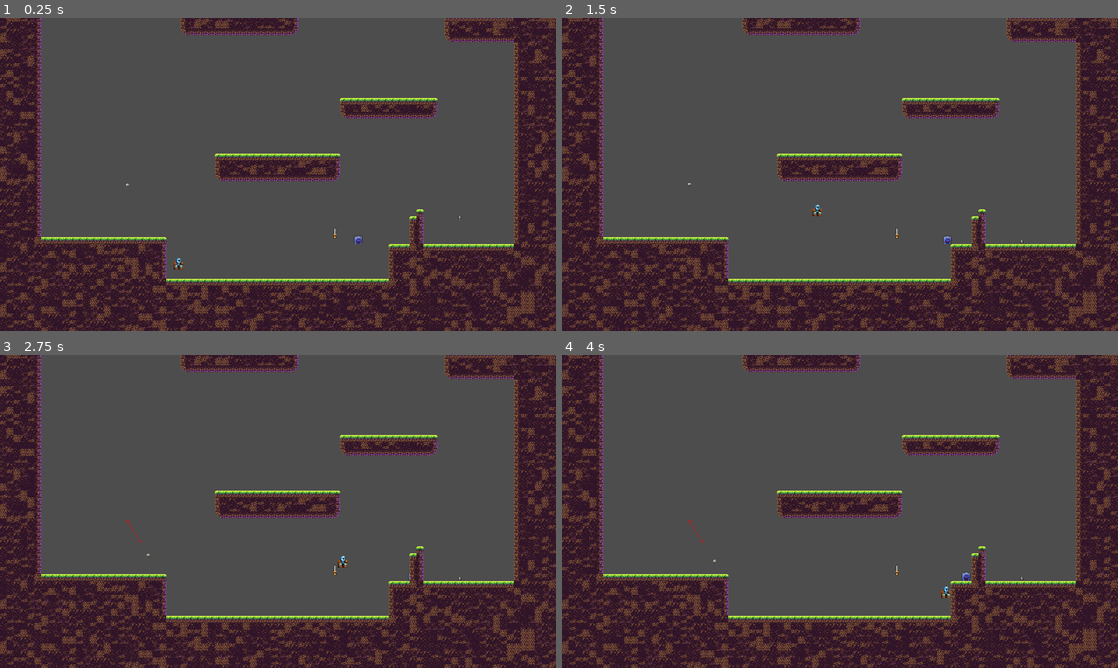
Above: before the commit, frames 1-4 (two rows, left to right).
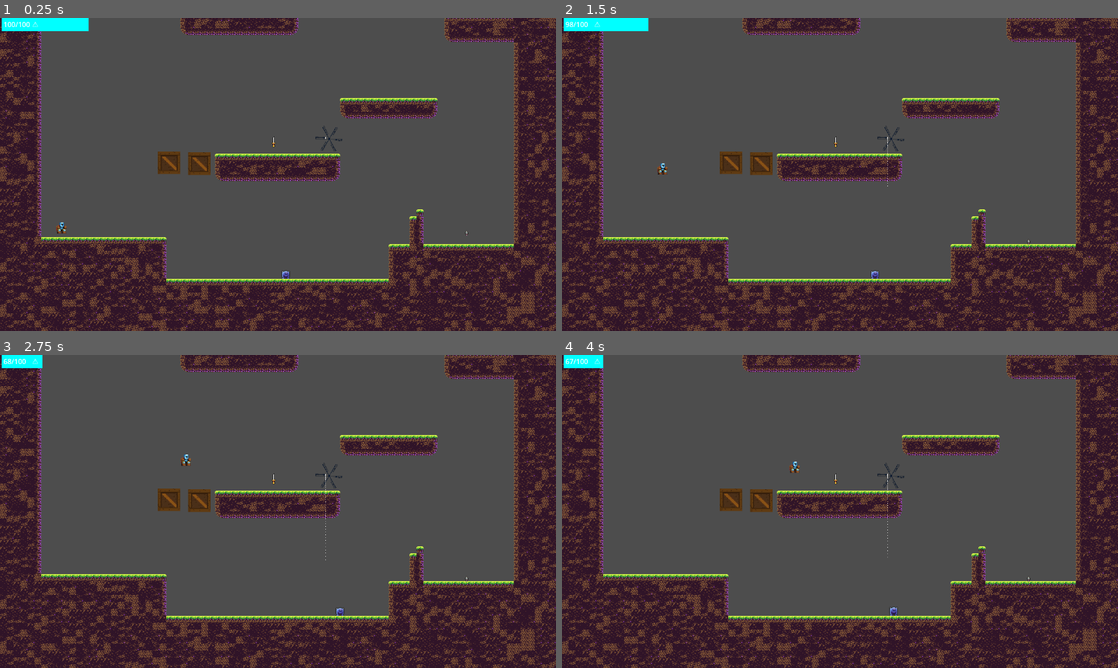
Above: after the commit, the same moments.

Repository: AcoMat/unq-idv-boss-2025
Game: Godot game, scene res://main.tscn
Two runs of this game, one before a commit and one after it. Both use one fixed random seed, a clock stepped at 60 frames per second and the inputs below. Before the commit the project starts from res://main2.tscn.
Inputs (mouse positions are in pixels of both pictures, inside the frame that each line leads up to):
- Up to frame 1 (0.25 s): no input
- Up to frame 2 (1.5 s): tap Enter (ui_accept) at 0.5, 1.35 s; move the mouse to (962, 158) at 0.52 s; hold Enter (ui_accept) 0.53-1.28 s; hold D (move_right) from 0.53 s (still down); click (962, 158) at 0.6 s; tap Space (jump) at 0.77 s; move the mouse to (728, 190) at 1.27 s
- Up to frame 3 (2.75 s): tap Space (jump) at 1.52 s; tap R at 1.55 s; move the mouse to (333, 442) at 2.02 s; release D (move_right) at 2.03 s; hold A (move_left) from 2.03 s (still down); hold R from 2.03 s (still down); click (333, 442) at 2.3 s
- Up to frame 4 (4 s): move the mouse to (812, 574) at 2.77 s; release A (move_left) at 2.78 s; release R at 2.78 s; hold D (move_right) from 2.78 s (still down); click (812, 574) at 2.85 s; tap Space (jump) at 3.02, 3.77 s; tap Enter (ui_accept) at 3.05 s; move the mouse to (1006, 558) at 3.52 s; hold Enter (ui_accept) from 3.53 s (still down); tap R at 3.8 s

The runs differ from the first frame. In frame 1, 1.5% of the frame differs, in the area x 0-85%, y 0-84%; in frame 2, 1.5%; in frame 3, 1.1%; in frame 4, 1.2%.

Commit message:
Merge fixes

Diff:
--- a/main.tscn
+++ b/main.tscn
@@ -1,33 +1,52 @@
-[gd_scene load_steps=8 format=3 uid="uid://t14o1gpv8no"]
+[gd_scene load_steps=12 format=3 uid="uid://bpfhmvt0nexn6"]
 
 [ext_resource type="PackedScene" uid="uid://d1daw6cyym3mk" path="res://scenes/levels/main/main_level.tscn" id="1_0xm2m"]
-[ext_resource type="Script" uid="uid://cgv2aial8feme" path="res://scripts/main.gd" id="1_5vw27"]
+[ext_resource type="PackedScene" uid="uid://bdkhwamj3bljt" path="res://scenes/objects/breakable_platform.tscn" id="1_5vw27"]
 [ext_resource type="PackedScene" uid="uid://chstifti63yr5" path="res://scenes/player/player.tscn" id="2_h2yge"]
-[ext_resource type="PackedScene" uid="uid://77o5u5boifpr" path="res://scenes/ui/menus/main_menu.tscn" id="2_kek77"]
-[ext_resource type="PackedScene" uid="uid://c48fra54wkoxg" path="res://scenes/ui/menus/pause_menu.tscn" id="3_4c57u"]
-[ext_resource type="PackedScene" uid="uid://b61k1qcrx81ya" path="res://scenes/cameras/cameras.tscn" id="4_lquwl"]
+[ext_resource type="PackedScene" uid="uid://8bu0kpvq0dsb" path="res://scenes/items/pickable_sword/pickable_sword.tscn" id="4_kek77"]
+[ext_resource type="PackedScene" uid="uid://bd3ol1tsx22ye" path="res://scenes/objects/fan.tscn" id="5_4c57u"]
+[ext_resource type="PackedScene" uid="uid://8ynghkqdkncd" path="res://scenes/player/sword/sword.tscn" id="5_efxa6"]
+[ext_resource type="PackedScene" uid="uid://d3ncyokioio7f" path="res://scenes/enemies/mushroom/mushroom.tscn" id="6_efxa6"]
+[ext_resource type="PackedScene" uid="uid://ctj1sw74m2h7t" path="res://scenes/enemies/musky/musky.tscn" id="7_dg77c"]
+[ext_resource type="PackedScene" uid="uid://cgu3nrv7llunp" path="res://scenes/enemies/eye/eye.tscn" id="8_ycdy4"]
+[ext_resource type="PackedScene" uid="uid://cjokk27aosbwc" path="res://scenes/ui/stamina/stamina_ui.tscn" id="9_kek77"]
 
-[sub_resource type="GDScript" id="GDScript_272bh"]
+[sub_resource type="NavigationPolygon" id="NavigationPolygon_w48qg"]
+vertices = PackedVector2Array(1169.02, -90.0781, 843.18, -92.9297, 737.906, -403.117, 1169.96, -406.906)
+polygons = Array[PackedInt32Array]([PackedInt32Array(0, 1, 2, 3)])
+outlines = Array[PackedVector2Array]([PackedVector2Array(836, -83, 1179, -80, 1180, -417, 724, -413)])
 
 [node name="Main" type="Node2D"]
-script = ExtResource("1_5vw27")
 
-[node name="GameManager" type="Node" parent="."]
-script = SubResource("GDScript_272bh")
+[node name="BreakablePlatform" parent="." instance=ExtResource("1_5vw27")]
+position = Vector2(433, 259)
 
-[node name="UI" type="CanvasLayer" parent="."]
-visible = false
-
-[node name="MainMenu" parent="UI" instance=ExtResource("2_kek77")]
-
-[node name="PauseMenu" parent="UI" instance=ExtResource("3_4c57u")]
+[node name="MainLevel" parent="." instance=ExtResource("1_0xm2m")]
 
 [node name="Player" parent="." instance=ExtResource("2_h2yge")]
-position = Vector2(261, 143)
+position = Vector2(142, 404)
 
-[node name="Sections" type="Node2D" parent="."]
+[node name="PickableSword" parent="." instance=ExtResource("4_kek77")]
+position = Vector2(631, 213)
+weapon = ExtResource("5_efxa6")
 
-[node name="Level1" parent="Sections" instance=ExtResource("1_0xm2m")]
+[node name="fan" parent="." instance=ExtResource("5_4c57u")]
+position = Vector2(749, 202)
 
-[node name="Cameras" parent="." instance=ExtResource("4_lquwl")]
-visible = false
+[node name="BreakablePlatform2" parent="." instance=ExtResource("1_5vw27")]
+position = Vector2(363, 257)
+
+[node name="Mushroom" parent="." instance=ExtResource("6_efxa6")]
+position = Vector2(1076, 393)
+
+[node name="Musky" parent="." instance=ExtResource("7_dg77c")]
+position = Vector2(647, 516)
+
+[node name="Eye" parent="." instance=ExtResource("8_ycdy4")]
+position = Vector2(1078, -167)
+
+[node name="NavigationRegion2D" type="NavigationRegion2D" parent="."]
+position = Vector2(1, 0)
+navigation_polygon = SubResource("NavigationPolygon_w48qg")
+
+[node name="StaminaUi" parent="." instance=ExtResource("9_kek77")]
--- a/main2.tscn
+++ /dev/null
@@ -1,39 +0,0 @@
-[gd_scene load_steps=10 format=3 uid="uid://d215u8t58q14s"]
-
-[ext_resource type="PackedScene" uid="uid://chstifti63yr5" path="res://scenes/player/player.tscn" id="2_8ce7h"]
-[ext_resource type="PackedScene" uid="uid://8bu0kpvq0dsb" path="res://scenes/items/pickable_sword/pickable_sword.tscn" id="3_8ce7h"]
-[ext_resource type="PackedScene" uid="uid://8ynghkqdkncd" path="res://scenes/player/sword/sword.tscn" id="4_3yxjw"]
-[ext_resource type="PackedScene" uid="uid://ctj1sw74m2h7t" path="res://scenes/enemies/musky/musky.tscn" id="5_elgsa"]
-[ext_resource type="PackedScene" uid="uid://cgu3nrv7llunp" path="res://scenes/enemies/eye/eye.tscn" id="6_sck4r"]
-[ext_resource type="PackedScene" uid="uid://d3ncyokioio7f" path="res://scenes/enemies/mushroom/mushroom.tscn" id="7_0rof8"]
-[ext_resource type="PackedScene" uid="uid://d1daw6cyym3mk" path="res://scenes/levels/main/main_level.tscn" id="8_0rof8"]
-[ext_resource type="PackedScene" uid="uid://cj2j5fqw4s1bm" path="res://scenes/enemies/mushroom/mushroom_projectile.tscn" id="8_w8cd7"]
-
-[sub_resource type="NavigationPolygon" id="NavigationPolygon_elgsa"]
-vertices = PackedVector2Array(501.43, 424.023, 158.313, 424.969, 163.703, 248.797, 491.531, 242.188)
-polygons = Array[PackedInt32Array]([PackedInt32Array(0, 1, 2, 3)])
-outlines = Array[PackedVector2Array]([PackedVector2Array(154, 239, 148, 435, 512, 434, 501, 232)])
-
-[node name="Main2" type="Node2D"]
-
-[node name="PickableSword" parent="." instance=ExtResource("3_8ce7h")]
-position = Vector2(772, 423)
-weapon = ExtResource("4_3yxjw")
-
-[node name="Musky" parent="." instance=ExtResource("5_elgsa")]
-position = Vector2(814, 436)
-
-[node name="NavigationRegion2D" type="NavigationRegion2D" parent="."]
-navigation_polygon = SubResource("NavigationPolygon_elgsa")
-
-[node name="Eye" parent="." instance=ExtResource("6_sck4r")]
-position = Vector2(295, 311)
-
-[node name="Mushroom" parent="." instance=ExtResource("7_0rof8")]
-position = Vector2(1060, 358)
-projectile_scene = ExtResource("8_w8cd7")
-
-[node name="Player" parent="." instance=ExtResource("2_8ce7h")]
-position = Vector2(411, 487)
-
-[node name="MainLevel" parent="." instance=ExtResource("8_0rof8")]
--- a/project.godot
+++ b/project.godot
@@ -11,7 +11,7 @@
 [application]
 
 config/name="2025-boss-final"
-run/main_scene="uid://d215u8t58q14s"
+run/main_scene="uid://bpfhmvt0nexn6"
 config/features=PackedStringArray("4.4", "Forward Plus")
 config/icon="res://icon.svg"
 
--- a/scenes/items/pickable_sword/pickable_sword.gd
+++ b/scenes/items/pickable_sword/pickable_sword.gd
@@ -13,5 +13,6 @@
 
 
 func _on_area_2d_body_entered(body: Node2D) -> void:
+	print("Espada Agarrada")
 	body.equip_weapon(weapon)
 	queue_free()
--- a/scenes/levels/main/main_level.tscn
+++ b/scenes/levels/main/main_level.tscn
@@ -215,6 +215,7 @@
 tile_set = SubResource("TileSet_l643t")
 
 [node name="Camera1" type="Camera2D" parent="."]
+visible = false
 position = Vector2(641, 288)
 
 [node name="Area2D" type="Area2D" parent="Camera1"]
@@ -226,6 +227,7 @@
 shape = SubResource("RectangleShape2D_v3n78")
 
 [node name="Camera2" type="Camera2D" parent="."]
+visible = false
 position = Vector2(641, -407)
 enabled = false
 
@@ -238,6 +240,7 @@
 shape = SubResource("RectangleShape2D_vju25")
 
 [node name="Camera3" type="Camera2D" parent="."]
+visible = false
 position = Vector2(640, -1112)
 enabled = false
 
@@ -250,6 +253,7 @@
 shape = SubResource("RectangleShape2D_f6o0p")
 
 [node name="Camera4" type="Camera2D" parent="."]
+visible = false
 position = Vector2(640, -1808)
 enabled = false
 
@@ -262,6 +266,7 @@
 shape = SubResource("RectangleShape2D_mc8ep")
 
 [node name="Camera5" type="Camera2D" parent="."]
+visible = false
 position = Vector2(640, -2512)
 enabled = false
 
--- a/scenes/player/player.gd
+++ b/scenes/player/player.gd
@@ -5,7 +5,6 @@
 @export var speed: float = 200.0
 # Pj weapon
 var equipped_weapon: Node2D = null
-
 # ===================================
 # VARIABLES DE SALTO ORIGINALES
 # ===================================
@@ -76,29 +75,27 @@
 func _physics_process(delta: float) -> void:
 	if (!is_on_floor()):
 		velocity.y += gravity * delta
-
 	# Resetear doble salto al tocar suelo
 	if is_on_floor() and not can_double_jump:
 		can_double_jump = true
 		print("✅ Doble salto disponible")
-
 	# Manejar sistema de stamina
 	handle_stamina_system(delta)
-
 	# Sistema de salto con stamina
 	handle_jumping_with_stamina(delta)
-
 	# Movimiento horizontal NORMAL (sin cambios)
 	handle_horizontal_movement()
-
+	handle_attack()
 	# NUEVO: Aplicar viento como fuerza adicional
 	apply_wind_forces(delta)
-
-	# Lógica de colisiones original
-	handle_collisions()
-
+	# Variables de colisiones original
+	var was_on_wall: bool = is_on_wall()
+	var was_on_air: bool = !is_on_floor()
+	var inertia: Vector2 = velocity
 	# Aplicar movimiento
 	move_and_slide()
+	# Lógica de colisiones original
+	handle_collisions(was_on_wall,was_on_air,inertia)
 
 func handle_stamina_system(delta: float):
 	"""Maneja la recuperación y estado de la stamina - CORREGIDO"""
@@ -274,11 +271,8 @@
 			input_vector.x = 1
 		velocity.x = input_vector.x * speed
 
-func handle_collisions():
+func handle_collisions(was_on_wall: bool,was_on_air: bool, inertia: Vector2 ):
 	"""Lógica de colisiones original"""
-	var was_on_wall: bool = is_on_wall()
-	var was_on_air: bool = !is_on_floor()
-	var inertia = velocity
 
 	if is_on_wall() or is_on_ceiling() and not was_on_wall and !is_control_enabled :
 		now_is_falling = true
@@ -415,3 +409,8 @@
 		wind_velocity = wind_velocity.normalized() * max_wind_velocity
 
 	print("💨 Viento agregado: ", force, " -> Total: ", wind_velocity)
+
+
+func handle_attack():
+	if equipped_weapon and Input.is_action_just_pressed("attack"):
+		equipped_weapon.attack()
--- a/scenes/player/player.tscn
+++ b/scenes/player/player.tscn
@@ -6,10 +6,9 @@
 [sub_resource type="RectangleShape2D" id="RectangleShape2D_dovo2"]
 size = Vector2(24, 26)
 
-[node name="Player" type="CharacterBody2D"] groups=["player"]]
-collision_layer = 10
+[node name="Player" type="CharacterBody2D"]
+collision_layer = 2
 collision_mask = 3
-
 script = ExtResource("1_dovo2")
 vel_loss_percentage = 0.314
 
--- /dev/null
+++ b/scenes/ui/stamina/stamina_ui.tscn
@@ -0,0 +1,40 @@
+[gd_scene load_steps=2 format=3 uid="uid://cjokk27aosbwc"]
+
+[ext_resource type="Script" path="res://scripts/ui/StaminaUI.gd" id="1_7hpvk"]
+
+[node name="StaminaUi" type="CanvasLayer"]
+
+[node name="StaminaUI" type="Control" parent="."]
+layout_mode = 3
+anchors_preset = 0
+offset_right = 40.0
+offset_bottom = 40.0
+script = ExtResource("1_7hpvk")
+
+[node name="StaminaBackground" type="ColorRect" parent="StaminaUI"]
+layout_mode = 2
+offset_bottom = 30.0
+color = Color(0.374139, 0.374139, 0.374139, 1)
+
+[node name="StaminaBar" type="ColorRect" parent="StaminaUI"]
+layout_mode = 2
+offset_left = 4.0
+offset_right = 4.0
+offset_bottom = 30.0
+color = Color(0.393028, 0.992452, 0.898003, 1)
+
+[node name="StaminaLabel" type="Label" parent="StaminaUI"]
+layout_mode = 2
+offset_left = 8.0
+offset_top = 3.0
+offset_right = 70.0
+offset_bottom = 26.0
+text = "100/100"
+
+[node name="WarningIcon" type="Label" parent="StaminaUI"]
+layout_mode = 2
+offset_left = 74.0
+offset_top = 3.0
+offset_right = 96.0
+offset_bottom = 26.0
+text = "⚠️"
--- a/test_scene.gd
+++ /dev/null
@@ -1,20 +0,0 @@
-# Script para TestScene.tscn
-extends Node2D
-
-func _ready():
-	print("Escena de prueba cargada")
-	print("Controles:")
-	print("- Flechas/WASD: Mover")
-	print("- Espacio: Saltar")
-	print("- Pisa la plataforma roja para probarla")
-
-func _input(event):
-	# QUITAR EL REINICIO AUTOMÁTICO - era esto lo que causaba el problema
-	# R para reiniciar la escena MANUALMENTE
-	if event.is_action_pressed("ui_accept") and Input.is_key_pressed(KEY_R):  # R + Enter
-		print("Reiniciando escena manualmente...")
-		get_tree().reload_current_scene()
-
-	# ESC para salir
-	if event.is_action_pressed("ui_cancel"):
-		get_tree().quit()
--- a/test_scene.tscn
+++ /dev/null
@@ -1,77 +0,0 @@
-[gd_scene load_steps=7 format=3 uid="uid://b63rrj220g4ok"]
-
-[ext_resource type="Script" uid="uid://b6dhlx01j1gcy" path="res://test_scene.gd" id="1_uhqqe"]
-[ext_resource type="PackedScene" uid="uid://chstifti63yr5" path="res://scenes/player/player.tscn" id="2_sasra"]
-[ext_resource type="PackedScene" uid="uid://bdkhwamj3bljt" path="res://scenes/objects/breakable_platform.tscn" id="3_coq8p"]
-[ext_resource type="Script" uid="uid://b4nwqvw5sy3m4" path="res://scripts/ui/StaminaUI.gd" id="4_coq8p"]
-[ext_resource type="PackedScene" uid="uid://bd3ol1tsx22ye" path="res://scenes/objects/fan.tscn" id="5_2nij2"]
-
-[sub_resource type="RectangleShape2D" id="RectangleShape2D_2nij2"]
-size = Vector2(302, 38)
-
-[node name="TestScene" type="Node2D"]
-light_mask = 3
-position = Vector2(289, 178)
-script = ExtResource("1_uhqqe")
-
-[node name="UI" type="CanvasLayer" parent="."]
-
-[node name="StaminaUI" type="Control" parent="UI"]
-layout_mode = 3
-anchors_preset = 0
-offset_right = 40.0
-offset_bottom = 40.0
-script = ExtResource("4_coq8p")
-
-[node name="StaminaBackground" type="ColorRect" parent="UI/StaminaUI"]
-layout_mode = 2
-offset_bottom = 30.0
-color = Color(0.374139, 0.374139, 0.374139, 1)
-
-[node name="StaminaBar" type="ColorRect" parent="UI/StaminaUI"]
-layout_mode = 2
-offset_left = 4.0
-offset_right = 4.0
-offset_bottom = 30.0
-color = Color(0.393028, 0.992452, 0.898003, 1)
-
-[node name="StaminaLabel" type="Label" parent="UI/StaminaUI"]
-layout_mode = 2
-offset_left = 8.0
-offset_top = 3.0
-offset_right = 70.0
-offset_bottom = 26.0
-text = "100/100"
-
-[node name="WarningIcon" type="Label" parent="UI/StaminaUI"]
-layout_mode = 2
-offset_left = 74.0
-offset_top = 3.0
-offset_right = 96.0
-offset_bottom = 26.0
-text = "⚠️"
-
-[node name="Player" parent="." instance=ExtResource("2_sasra")]
-position = Vector2(-259, -6)
-
-[node name="Ground" type="StaticBody2D" parent="."]
-position = Vector2(-13, 0)
-
-[node name="CollisionShape2D" type="CollisionShape2D" parent="Ground"]
-position = Vector2(-127, 33)
-shape = SubResource("RectangleShape2D_2nij2")
-
-[node name="ColorRect" type="ColorRect" parent="Ground"]
-offset_left = -274.0
-offset_top = 12.0
-offset_right = 21.0
-offset_bottom = 52.0
-
-[node name="BreakablePlatform" parent="." instance=ExtResource("3_coq8p")]
-position = Vector2(38, 22)
-
-[node name="BreakablePlatform2" parent="." instance=ExtResource("3_coq8p")]
-position = Vector2(220, 17)
-
-[node name="fan" parent="." instance=ExtResource("5_2nij2")]
-position = Vector2(354, -43)
Not shown: 1 places in scenes/objects/breakable_platform.tscn that only renumber resources
Not shown: 1 places in scenes/objects/fan.tscn that only renumber resources
Not shown, removed: test_scene.gd.uid
Not shown, removed: build/mi-juego.console.exe
Not shown, changed: build/mi-juego.exe
Not shown, removed: build/mi-juego.pck
